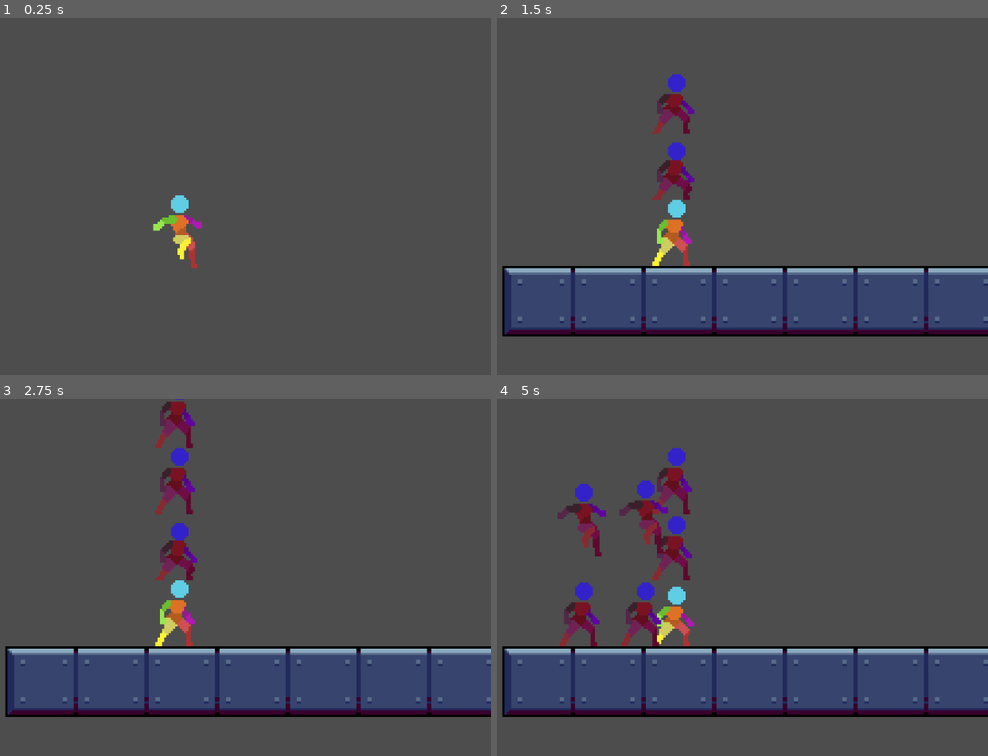
Above: before the commit, frames 1-4 (two rows, left to right).
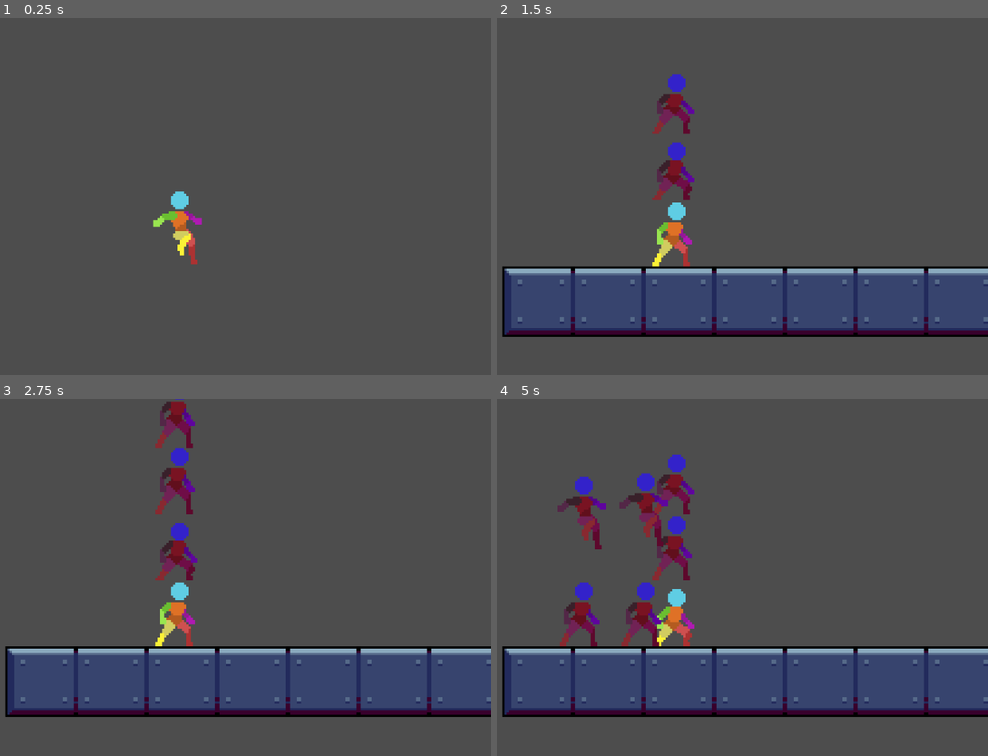
Above: after the commit, the same moments.

Repository: humphriesa02/LocalCoopGodot
Game: Godot game, scene res://Scenes/world.tscn
The game is run twice, just before and just after one commit, with the same random seed, the same clock (stepped at 60 frames per second) and the same inputs.
Inputs:
- Up to frame 1 (0.25 s): no input
- Up to frame 2 (1.5 s): tap Enter (ui_accept) at 0.5, 0.77 s
- Up to frame 3 (2.75 s): tap Enter (ui_accept) at 1.52 s
- Up to frame 4 (5 s): tap Enter (ui_accept) at 3.02, 3.77, 4.52 s

The runs differ from the first frame. In frame 1, 0.5% of the frame differs, in the area x 31-42%, y 48-71%; in frame 2, 1.6%; in frame 3, 0.2%; in frame 4, 2.1%, in the area x 12-41%, y 13-70%.

Commit message:
Fixed some stuff

Diff:
--- a/Scenes/Player/PlayerTemplate/player_template.tscn
+++ b/Scenes/Player/PlayerTemplate/player_template.tscn
@@ -1,7 +1,8 @@
-[gd_scene load_steps=78 format=3 uid="uid://bp3t7wp83ywcc"]
+[gd_scene load_steps=80 format=3 uid="uid://bp3t7wp83ywcc"]
 
 [ext_resource type="Script" path="res://Scripts/player.gd" id="1_1os1x"]
 [ext_resource type="Texture2D" uid="uid://dcov8pc0nrwoq" path="res://Art/PlayerArt/Biker_attack1.png" id="2_sd0c2"]
+[ext_resource type="Texture2D" uid="uid://cp0itabk2yhqk" path="res://Art/PlayerArt/TemplateArt/PlayerJumpKickFix-Sheet.png" id="2_ugp8i"]
 [ext_resource type="Texture2D" uid="uid://b1lnvieyd3kha" path="res://Art/PlayerArt/TemplateArt/Player Punch 64x64.png" id="3_uwn3t"]
 [ext_resource type="Texture2D" uid="uid://c5eceaghogf0b" path="res://Art/PlayerArt/TemplateArt/Player Crouch-Idle 48x48.png" id="4_1fnm3"]
 [ext_resource type="Texture2D" uid="uid://b60pk2b6pesq6" path="res://Art/PlayerArt/TemplateArt/player air spin 48x48.png" id="4_e5ytx"]
@@ -15,6 +16,10 @@
 [ext_resource type="Script" path="res://Scripts/StateMachine/PlayerStates/air.gd" id="11_lr48w"]
 [ext_resource type="Script" path="res://Scripts/StateMachine/PlayerStates/attack.gd" id="12_65nsr"]
 
+[sub_resource type="AtlasTexture" id="AtlasTexture_hg631"]
+atlas = ExtResource("2_ugp8i")
+region = Rect2(8, 8, 32, 32)
+
 [sub_resource type="AtlasTexture" id="AtlasTexture_q2tnt"]
 atlas = ExtResource("2_sd0c2")
 region = Rect2(0, 14, 32, 34)
@@ -263,6 +268,14 @@
 animations = [{
 "frames": [{
 "duration": 1.0,
+"texture": SubResource("AtlasTexture_hg631")
+}],
+"loop": true,
+"name": &"a_air",
+"speed": 5.0
+}, {
+"frames": [{
+"duration": 1.0,
 "texture": SubResource("AtlasTexture_q2tnt")
 }, {
 "duration": 1.0,
@@ -504,8 +517,8 @@
 [node name="AnimatedSprite2D" type="AnimatedSprite2D" parent="."]
 z_index = 1
 sprite_frames = SubResource("SpriteFrames_ub53l")
-animation = &"idle"
-frame_progress = 0.176155
+animation = &"a_air"
+frame_progress = 0.83463
 
 [node name="CollisionShape2D" type="CollisionShape2D" parent="."]
 shape = SubResource("CapsuleShape2D_knhff")
--- a/Scenes/world.tscn
+++ b/Scenes/world.tscn
@@ -339,7 +339,6 @@
 sources/1 = SubResource("TileSetAtlasSource_nu2m0")
 
 [node name="Main" type="Node2D"]
-position = Vector2(116, 45)
 script = ExtResource("1_1e1uu")
 
 [node name="World" type="Node" parent="."]
--- a/Scripts/StateMachine/PlayerStates/air.gd
+++ b/Scripts/StateMachine/PlayerStates/air.gd
@@ -1,29 +1,90 @@
 extends PlayerState
 
 var has_double_jumped : bool = false
+var can_double_jump : bool = false
+var initial_jump_height: float
+var initial_jump_frames: int = 5
+var frames_count: int = 0
+var jump_button_pressed: bool = false
+var jump_button_press_time: float = 0
+var max_jump_press_time: float = 0.3
+var max_jump_scale: float = 100
+var has_jumped : bool
 
 # If we get a message asking us to jump, we jump.
 func enter(msg := {}) -> void:
+	frames_count = 0
+	initial_jump_height = player.min_hop
+	player.velocity.y = 0
+	can_double_jump = false
 	player.animated_sprite.play("jump_start")
 	if msg.has("do_jump"):
-		player.velocity.y = player.jump_velocity
+		has_jumped = true
+		jump_button_pressed = true
+		jump_button_press_time = 0
+	else:
+		has_jumped = false
 
 
 func physics_update(delta: float) -> void:
+
 	# Horizontal movement.
 	var input_direction_x = player.get_input_direction()
 	player.velocity.x = player.speed * input_direction_x
 	player.flip(input_direction_x)
-	# Vertical movement.
-	player.velocity.y += player.gravity * delta
+
+	if has_jumped:
+		# handle jumping logic
+
+		# if player still pressing up in "Air" state, keep track of how long
+		if Input.is_action_just_pressed("up" + str(player.player_id)):
+			jump_button_pressed = true
+			jump_button_press_time = 0
+		# when player releases the jump button, take note
+		elif Input.is_action_just_released("up" + str(player.player_id)):
+			jump_button_pressed = false
+			if not has_double_jumped:
+				can_double_jump = true
+
+		# increase held button time
+		if jump_button_pressed:
+			jump_button_press_time += delta
+			if jump_button_press_time > max_jump_press_time:
+				jump_button_press_time = max_jump_press_time
+
+		# calculate a jump scale based on how long the player held the button
+		var jump_scale = ((jump_button_press_time / max_jump_press_time) * max_jump_scale)
+
+		# Vertical movement
+		if frames_count < initial_jump_frames:
+			# Initial jump height calculation
+			player.velocity.y = -initial_jump_height * jump_scale
+			initial_jump_height -= (initial_jump_height / initial_jump_frames)
+			frames_count += 1
+		else:
+			# Normal jump behavior
+			player.velocity.y += player.gravity * delta
+
+	else:
+		# handle falling logic
+		player.velocity.y += player.gravity * delta
+
 	if player.velocity.y > 0:
-		player.animated_sprite.play("fall")
+			player.animated_sprite.play("fall")
 
 	if Input.is_action_just_pressed("up"+str(player.player_id)):
 		if not has_double_jumped:
-			player.velocity.y = player.double_jump_velocity
-			player.animated_sprite.play("double jump")
-			has_double_jumped = true
+			if has_jumped and can_double_jump:
+				player.velocity.y = player.double_jump_velocity
+				player.animated_sprite.play("double jump")
+				has_double_jumped = true
+			elif not has_jumped:
+				player.velocity.y = player.double_jump_velocity
+				player.animated_sprite.play("double jump")
+				has_double_jumped = true
+	elif Input.is_action_pressed("attack"+str(player.player_id)):
+		player.animated_sprite.play("a_air")
+
 	player.move_and_slide()
 
 	# Landing.
--- a/Scripts/StateMachine/PlayerStates/run.gd
+++ b/Scripts/StateMachine/PlayerStates/run.gd
@@ -8,6 +8,7 @@
 		is_crouching = true
 		player.animated_sprite.play("crouch_run")
 	else:
+		is_crouching = false
 		player.animated_sprite.play("run")
 
 func physics_update(delta: float) -> void:
--- a/Scripts/StateMachine/StateMachine.gd
+++ b/Scripts/StateMachine/StateMachine.gd
@@ -27,7 +27,6 @@
 
 
 func _process(delta: float) -> void:
-	print(state)
 	state.update(delta)
 
 
--- a/Scripts/player.gd
+++ b/Scripts/player.gd
@@ -6,6 +6,8 @@
 @export var run_speed : float = 200.0
 @export var crouch_speed : float = 125.0
 @export var jump_velocity : float = -200.0
+@export var full_hop : float = 30.0
+@export var min_hop : float = 18.0
 @export var double_jump_velocity: float = -150.0
 
 @onready var animated_sprite : AnimatedSprite2D = $AnimatedSprite2D
@@ -17,6 +19,7 @@
 
 func _ready():
 	speed = run_speed
+
 
 func flip(direction):
 	if direction > 0:
Binary file added: Art/PlayerArt/TemplateArt/PlayerJumpKickFix-Sheet.png
Not shown, added: Art/PlayerArt/TemplateArt/PlayerJumpKickFix-Sheet.png.import
